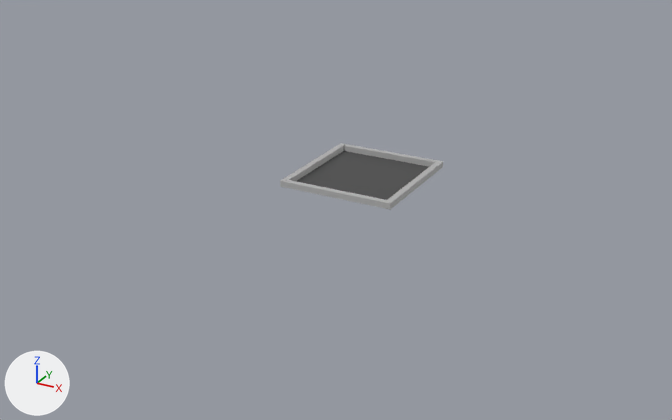
Before and after pictures for a commit that changed the Blender file src/graphique/model/blender/area.blend.
Both versions are drawn from a camera (50 mm lens) standing at (126.3, -247.6, 110.1) and looking at (-5.5, -8.0, -9.7). The lights are fixed; the arrows at lower left show +X, +Y and +Z.
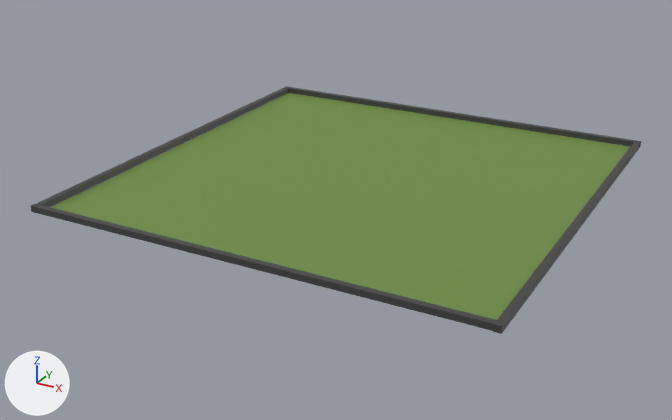
Changed parts and their boxes [x1, y1, x2, y2] in the pictures (672 x 420 px):
'Plane', surface changed, rescaled (grey to green)
    before: [296, 151, 429, 200]
    after: [51, 93, 630, 320]
'Cube.002', recoloured, moved, rescaled (321% wider, 327% taller)
    before: [280, 180, 390, 209]
    after: [31, 204, 497, 331]
'Cube.003', recoloured, moved, rescaled, turned
    before: [344, 144, 437, 167]
    after: [493, 141, 640, 334]
'Cube', recoloured, moved, turned, rescaled
    before: [385, 160, 443, 210]
    after: [288, 87, 641, 148]
'Cube.001', recoloured, moved, rescaled (284% wider, 205% taller)
    before: [280, 143, 346, 182]
    after: [34, 86, 290, 207]

What the commit changed:
Picture 'mur.004' (img_mur_004) is new.
Picture 'terre.002' (img_terre_002) is new.
Material 'terre' (mat_terre) changes its picture from img_material_base_color to img_terre_002.
Material 'Material' (mat_material) is new.
Its texture is img_mur_004.
me_cube_001 has 8 vertices, 6 faces and spans x -1.0..1.0, y -1.0..1.0, z -1.0..1.0.
me_cube_001 no longer uses material mat_mur (picture img_material_004_base_color).
me_cube_001 now uses material mat_material (picture img_mur_004).
me_cube_002 has 8 vertices, 6 faces and spans x -1.0..1.0, y -1.0..1.0, z -1.0..1.0.
me_cube_002 no longer uses material mat_mur (picture img_material_004_base_color).
me_cube_002 now uses material mat_material (picture img_mur_004).
me_cube_003 has 8 vertices, 6 faces and spans x -1.0..1.0, y -1.0..1.0, z -1.0..1.0.
me_cube_003 no longer uses material mat_mur (picture img_material_004_base_color).
me_cube_003 now uses material mat_material (picture img_mur_004).
me_cube_004 has 8 vertices, 6 faces and spans x -1.0..1.0, y -1.0..1.0, z -1.0..1.0.
me_cube_004 no longer uses material mat_mur (picture img_material_004_base_color).
me_cube_004 now uses material mat_material (picture img_mur_004).
Object 'Plane' (ob_plane) is rescaled from (18.9, 18.9, 18.9) to (69.7, 69.7, 69.7).
Object 'Cube' (ob_cube) moves from (18.0, 0.3, 1.0) to (0.1, 70.2, 1.0).
Object 'Cube' (ob_cube) turns from (0, 0, 0) to (0, 0, -89) degrees about x, y and z.
Object 'Cube' (ob_cube) is rescaled from (1.0, 19.8, 1.0) to (0.95, 71.5, 0.949).
Object 'Cube.001' (ob_cube_001) moves from (-17.8, 0.0, 1.0) to (-71.0, 0.0, 1.0).
Object 'Cube.001' (ob_cube_001) is rescaled from (1.0, 19.8, 1.0) to (1.0, 70.4, 1.0).
Object 'Cube.002' (ob_cube_002) moves from (0.1, -18.8, 1.0) to (-0.5, -70.0, 1.0).
Object 'Cube.002' (ob_cube_002) is rescaled from (0.949, 18.8, 0.949) to (0.95, 71.8, 0.949).
Object 'Cube.003' (ob_cube_003) turns from (0, 0, -89) to (0, 0, 0) degrees about x, y and z.
Object 'Cube.003' (ob_cube_003) moves from (0.1, 19.2, 1.0) to (70.5, 0.3, 1.0).
Object 'Cube.003' (ob_cube_003) is rescaled from (0.949, 18.8, 0.949) to (1.0, 70.8, 1.0).
